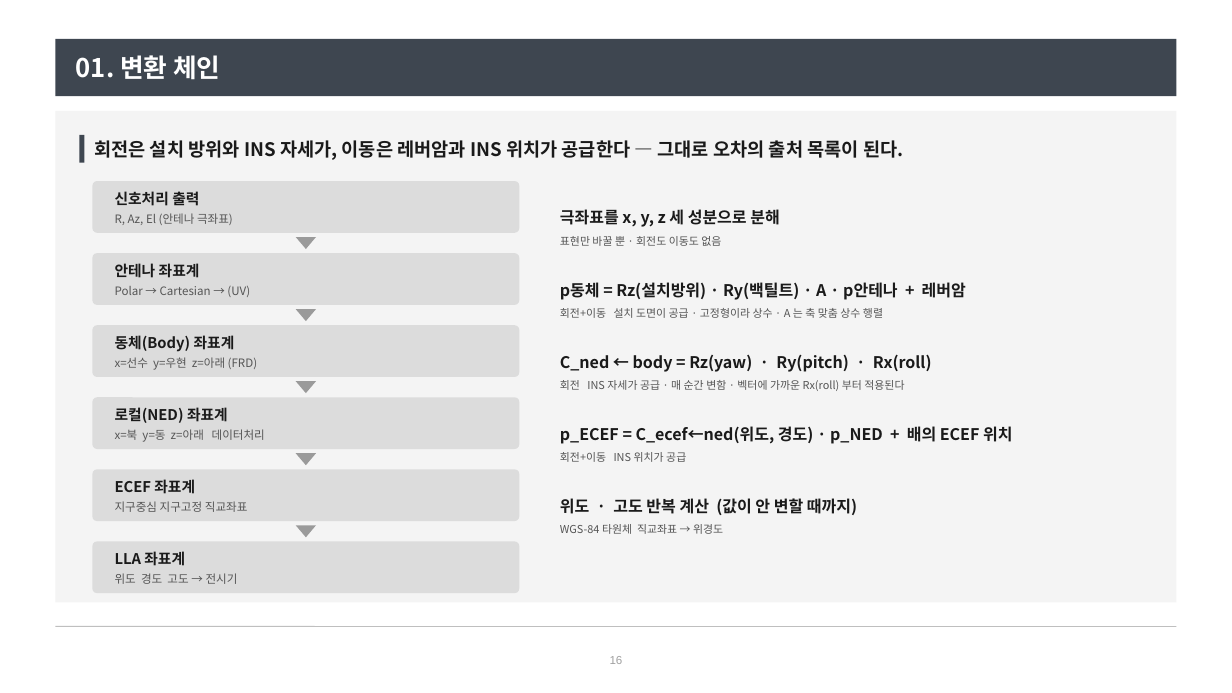
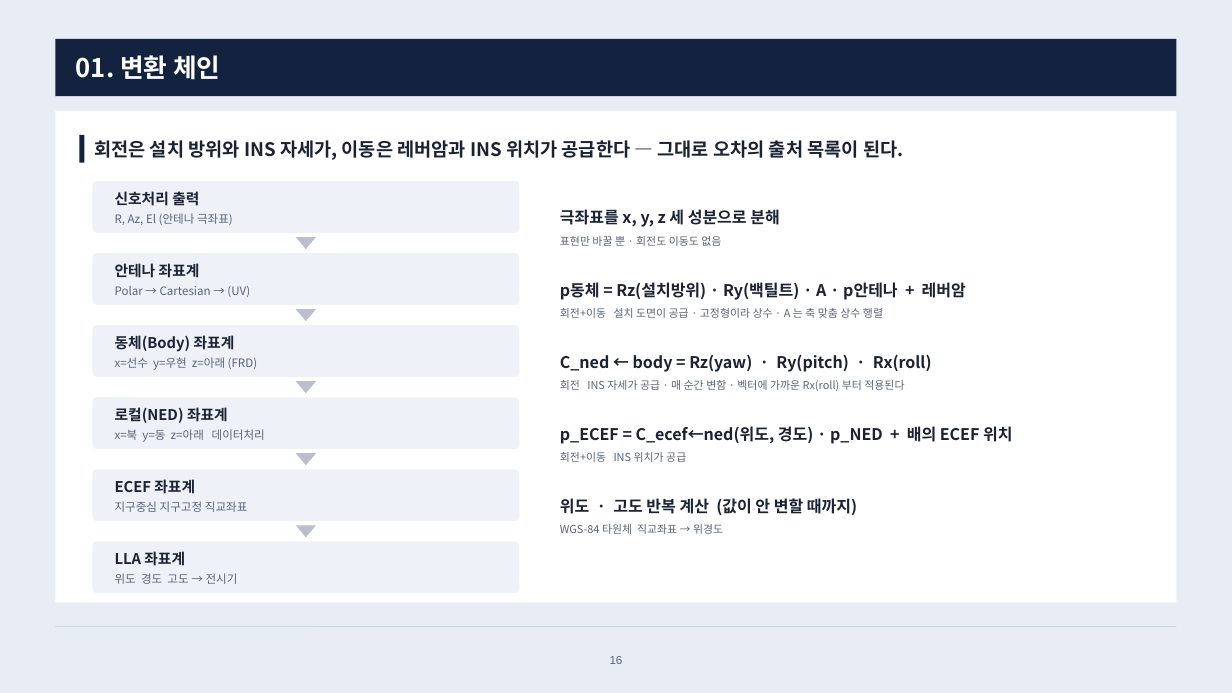
Before and after one commit to harley-hwan/radar-sw-study, a slide deck: slide 16 of Part2_CoordFrames/ref/산출물/좌표계와_좌표변환.pptx. Drawn at 1232x693 pixels with LibreOffice and Linux fonts; fonts in the diff are those of the drawing. Boxes give left, top, right and bottom in pixels: in the first picture for what was removed or moved away, otherwise in the second. Text is boxed around its words. In the diff, an @@ line names an element or a change of style, - is before the commit and + after.

```diff
--- a/Part2_CoordFrames/ref/산출물/좌표계와_좌표변환.pptx
+++ b/Part2_CoordFrames/ref/산출물/좌표계와_좌표변환.pptx
@@ background #FFFFFF to #E8EDF5 @@
@@ rectangle at <box>55,39,1177,96</box>: fill #3E4650 to #13233F @@
@@ rectangle at <box>55,111,1177,603</box>: fill #F4F4F4 to #FFFFFF @@
@@ rectangle at <box>79,135,85,163</box>: fill #3E4650 to #13233F @@
@@ text "회전은 설치 방위와 INS 자세가, ..." at <box>94,140,903,160</box>: text colour #1A1A1A to #1A2233 @@
@@ text "신호처리 출력" at <box>115,191,233,225</box>: text colour #1A1A1A to #1A2233 in "신호처리 출력"; text colour #555555 to #5A6478 in "R, Az, El (안테나 극좌표)" @@
@@ text "극좌표를 x, y, z 세 ..." at <box>560,209,779,246</box>: text colour #1A1A1A to #1A2233 in "극좌표를 x, y, z 세 성분으로 분해"; text colour #555555 to #5A6478 in "표현만 바꿀 뿐 · 회전도 이동도 없음" @@
@@ text "안테나 좌표계" at <box>115,263,250,297</box>: text colour #1A1A1A to #1A2233 in "안테나 좌표계"; text colour #555555 to #5A6478 in "Polar → Cartesian → (UV)" @@
@@ text "p동체 = Rz(설치방위) · Ry(백틸트) ..." at <box>560,282,966,318</box>: text colour #1A1A1A to #1A2233 in "p동체 = Rz(설치방위) · Ry(백틸트) · A ..."; text colour #555555 to #5A6478 in "회전+이동 설치 도면이 공급 · 고정형이라 상수 ..." @@
@@ text "동체(Body) 좌표계" at <box>115,335,257,370</box>: text colour #1A1A1A to #1A2233 in "동체(Body) 좌표계"; text colour #555555 to #5A6478 in "x=선수 y=우현 z=아래 (FRD)" @@
@@ text "C_ned ← body = Rz(yaw) ..." at <box>560,354,932,391</box>: text colour #1A1A1A to #1A2233 in "C_ned ← body = Rz(yaw) · Ry(pitch) ..."; text colour #555555 to #5A6478 in "회전 INS 자세가 공급 · 매 순간 ..." @@
@@ text "로컬(NED) 좌표계" at <box>115,407,265,442</box>: text colour #1A1A1A to #1A2233 in "로컬(NED) 좌표계"; text colour #555555 to #5A6478 in "x=북 y=동 z=아래 데이터처리" @@
@@ text "p_ECEF = C_ecef←ned(위도, 경도) · ..." at <box>560,426,1012,462</box>: text colour #1A1A1A to #1A2233 in "p_ECEF = C_ecef←ned(위도, 경도) · p_NED + ..."; text colour #555555 to #5A6478 in "회전+이동 INS 위치가 공급" @@
@@ text "ECEF 좌표계" at <box>115,479,248,512</box>: text colour #1A1A1A to #1A2233 in "ECEF 좌표계"; text colour #555555 to #5A6478 in "지구중심 지구고정 직교좌표" @@
@@ text "위도 · 고도 반복 계산 ..." at <box>560,498,857,534</box>: text colour #1A1A1A to #1A2233 in "위도 · 고도 반복 계산 (값이 안 ..."; text colour #555555 to #5A6478 in "WGS-84 타원체 직교좌표 → 위경도" @@
@@ fill #9A9A9A to #B9C0CC in 5 elements at <box>296,237,316,249</box>, <box>296,310,316,322</box>, <box>296,381,316,393</box>, <box>296,454,316,466</box>, <box>296,525,316,537</box> @@
@@ fill #DCDCDC to #EEF1F7 in 6 elements at <box>92,181,519,233</box>, <box>92,253,519,305</box>, <box>92,325,519,377</box>, <box>92,397,519,449</box>, <box>92,470,519,521</box>, <box>92,542,519,593</box> @@
@@ text "LLA 좌표계" at <box>115,551,238,584</box>: text colour #1A1A1A to #1A2233 in "LLA 좌표계"; text colour #555555 to #5A6478 in "위도 경도 고도 → 전시기" @@
@@ line (55, 627) - (1177, 627): stroke #BFBFBF 0.75 pt to #C9D6EC 0.75 pt @@
@@ text "16" at <box>610,656,623,664</box>: text colour #A0A0A0 to #5A6478 @@
```
Also in this commit, not shown: 29 other slides changed, 1 slide added, 1 slide removed, 13 other files.
